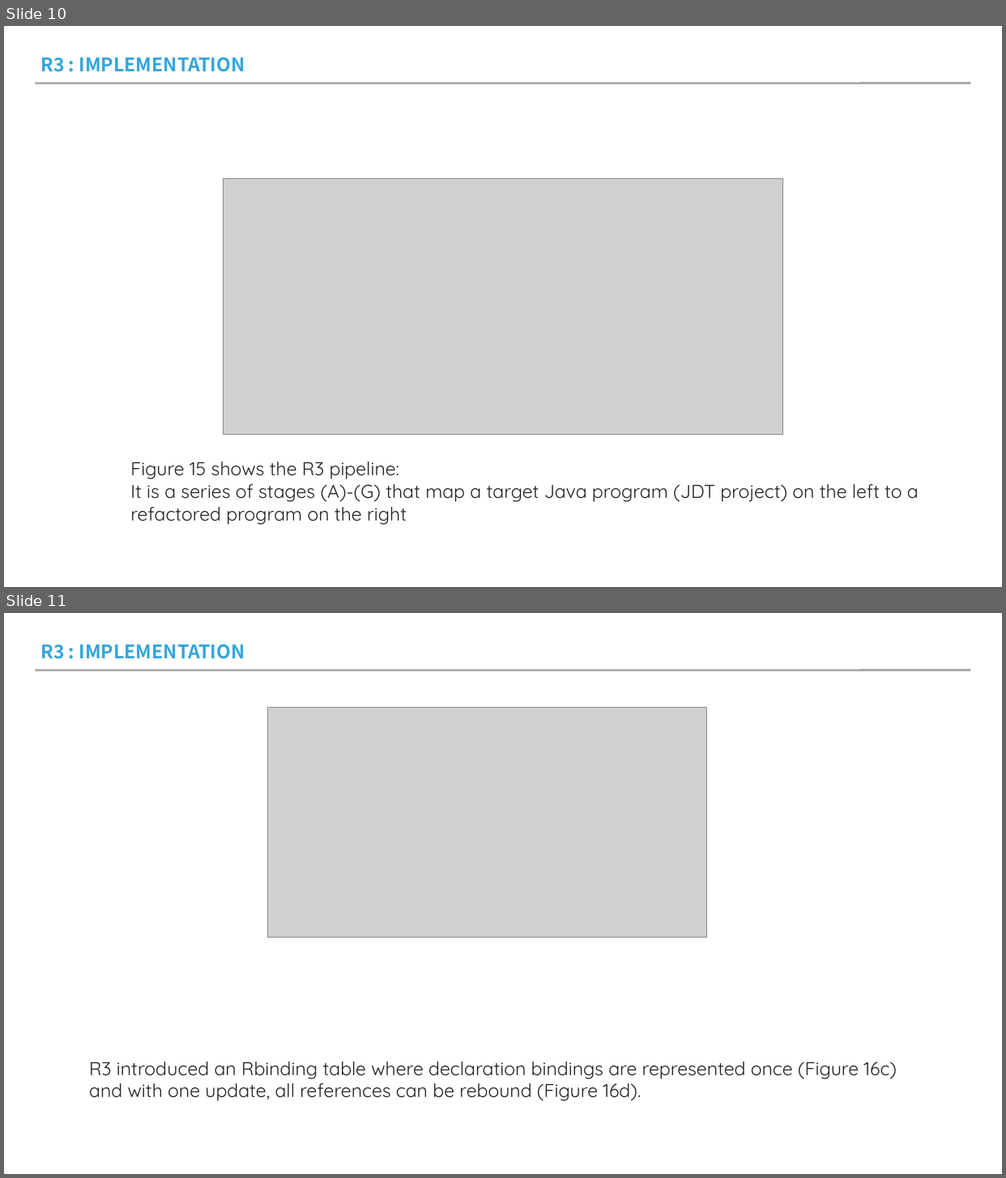
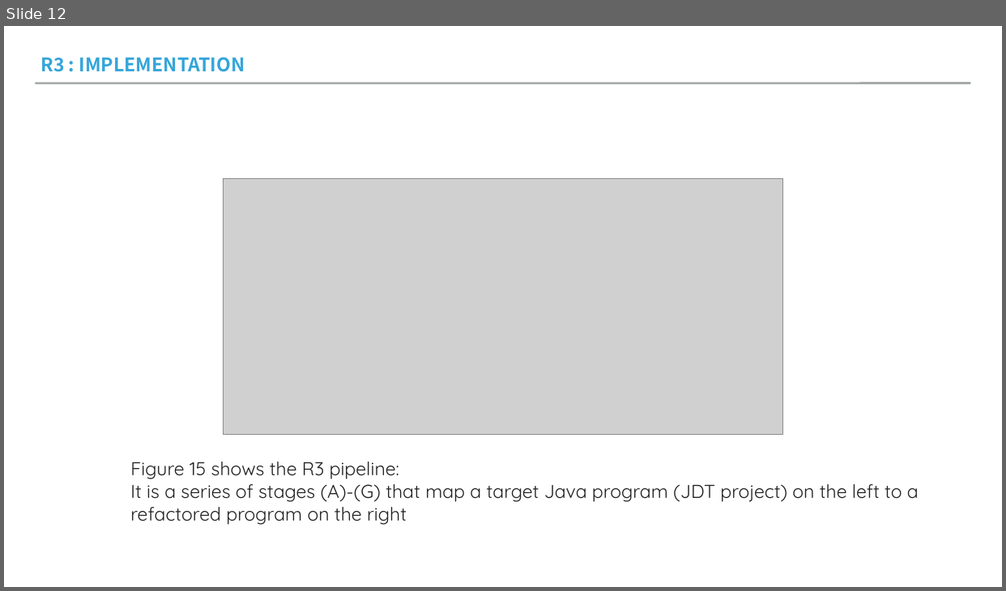
Before and after one commit to kevin-collins/1, a slide deck: 期末作业/面向对象.pptx. Shown one above the other, each under a label of ours: slides 10 and 11 before the commit, slide 12 after it. The pictures are 1006x1178 and 1006x591 pixels, drawn with LibreOffice and Linux fonts; fonts in the diff are those of the drawing; grey boxes stand for pictures. Boxes give left, top, right and bottom in pixels: in the first picture for what was removed or moved away, otherwise in the second. Text is boxed around its words. In the diff, an @@ line names an element or a change of style, - is before the commit and + after.

```diff
--- a/期末作业/面向对象.pptx
+++ b/期末作业/面向对象.pptx
@@ slide 11 removed at box(4, 613, 1002, 1174), background #FFFFFF; not listed: 1 template element that a slide beside it also shows @@
@@ text removed at box(40, 644, 245, 659) @@
-R3 : IMPLEMENTATION
@@ picture removed at box(267, 708, 707, 937) @@
@@ text removed at box(89, 1062, 897, 1101) @@
-R3 introduced an Rbinding table where declaration bindings are represented once (Figure 16c)
-and with one update, all references can be rebound (Figure 16d).
@@ what was slide 10 is now slide 12 @@
```
Also in this commit, not shown: 8 slides changed, 3 slides added, 1 other slide removed, 41 other files.
